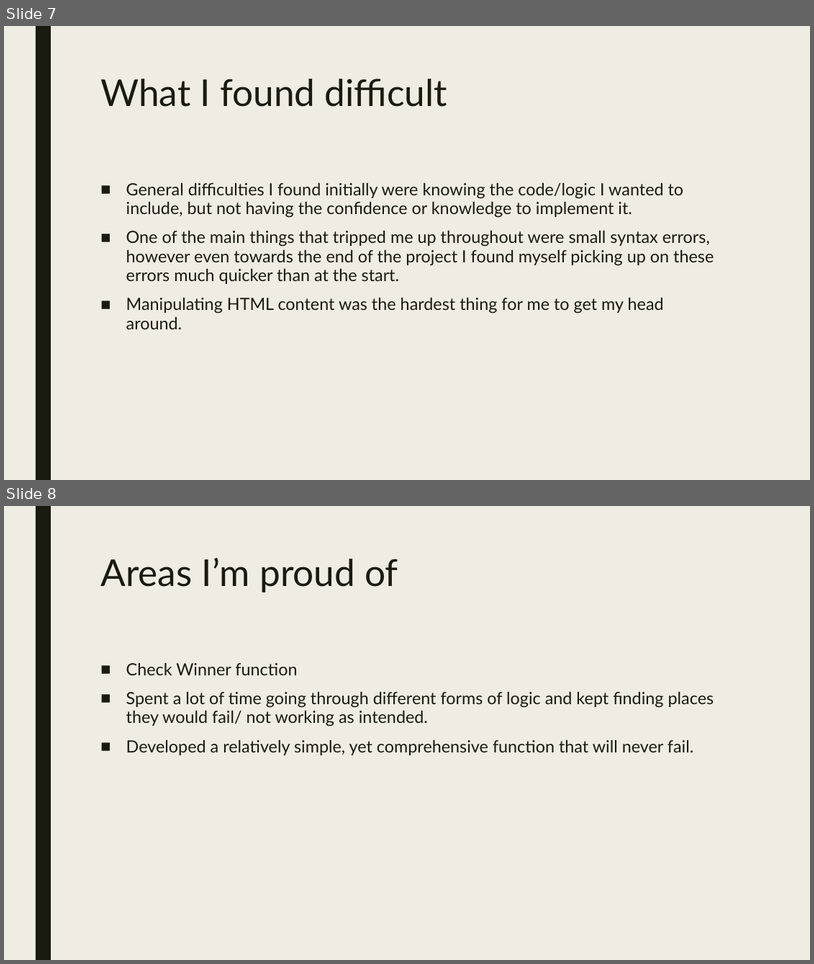
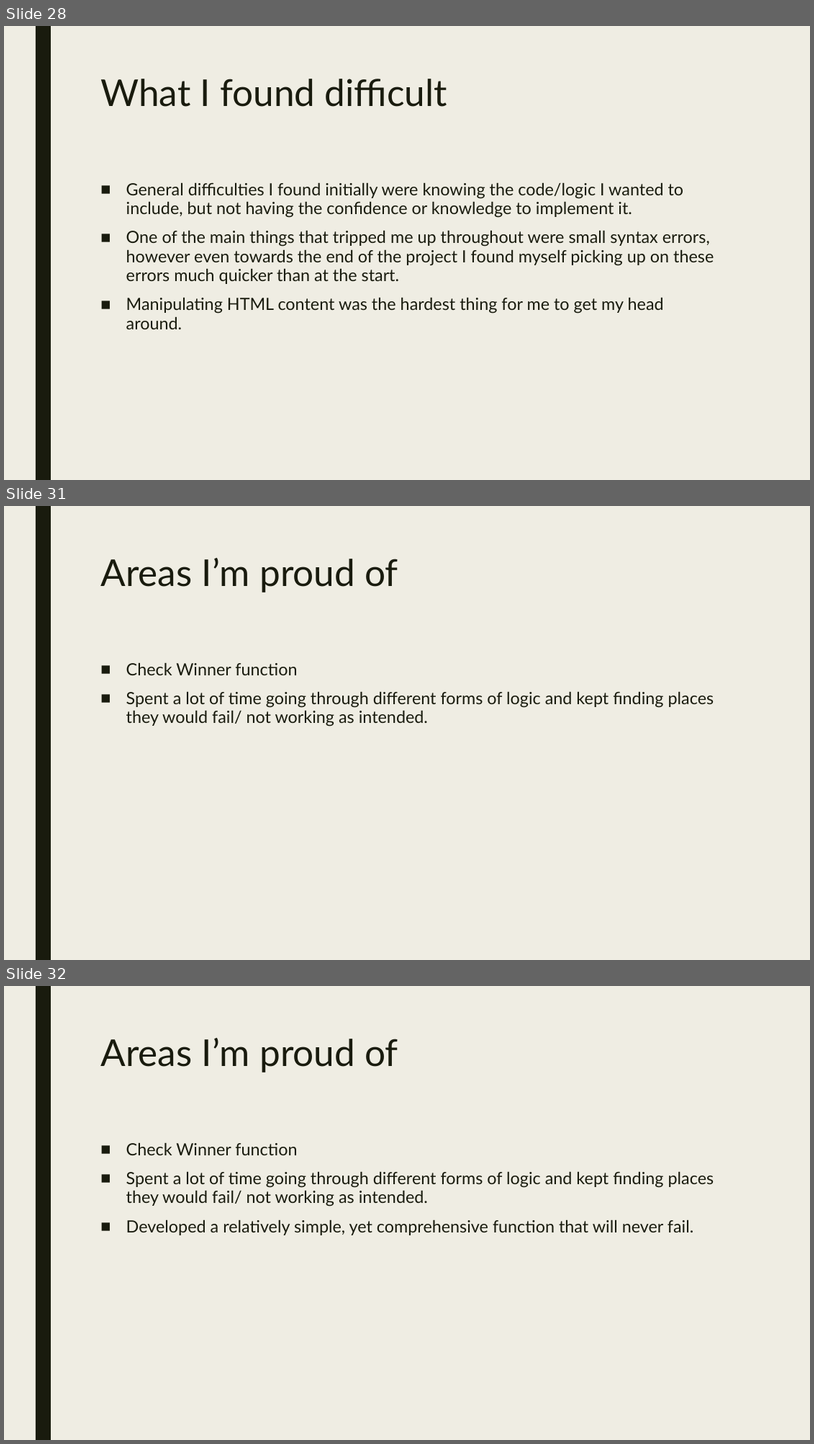
Before and after one commit to Sainsburys-bootcamp-2022/Aidan-Project, a slide deck: mini-project-presentation.pptx. Shown one above the other, each under a label of ours: slides 7 and 8 before the commit, slides 28, 31 and 32 after it; the slides between them are not shown. The pictures are 814x964 and 814x1444 pixels, drawn with LibreOffice and Linux fonts; fonts in the diff are those of the drawing. Boxes give left, top, right and bottom in pixels: in the first picture for what was removed or moved away, otherwise in the second. Text is boxed around its words. In the diff, an @@ line names an element or a change of style, - is before the commit and + after.

```diff
--- a/mini-project-presentation.pptx
+++ b/mini-project-presentation.pptx
@@ slide 31 added at <box>4,506,810,960</box>, background #EFEDE3; not listed: 1 template element that a slide beside it also shows @@
@@ title added at <box>100,558,399,592</box>, 44 pt, text #191B0E @@
+Areas I’m proud of
@@ text added at <box>126,662,715,726</box>, 20 pt, text #191B0E @@
+■ Check Winner function
+■ Spent a lot of time going through different forms of logic and kept finding places they would fail/ not working as intended.
@@ what was slide 7 is now slide 28 @@
@@ what was slide 8 is now slide 32 @@
```
Also in this commit, not shown: 2 slides changed, 34 other slides added, 2 other files.
